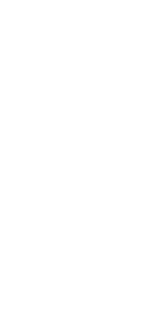
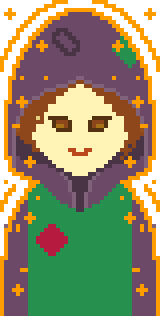
Before/after of a 160 x 320 layered artwork. What changed in the layer stack:
showed "shield", moved it above "Layer 8" over left=0, top=0, right=160, bottom=316
showed "Layer 8" over left=0, top=8, right=160, bottom=316
showed "Layer 5", opacity 54% → 100% over left=4, top=12, right=156, bottom=316
